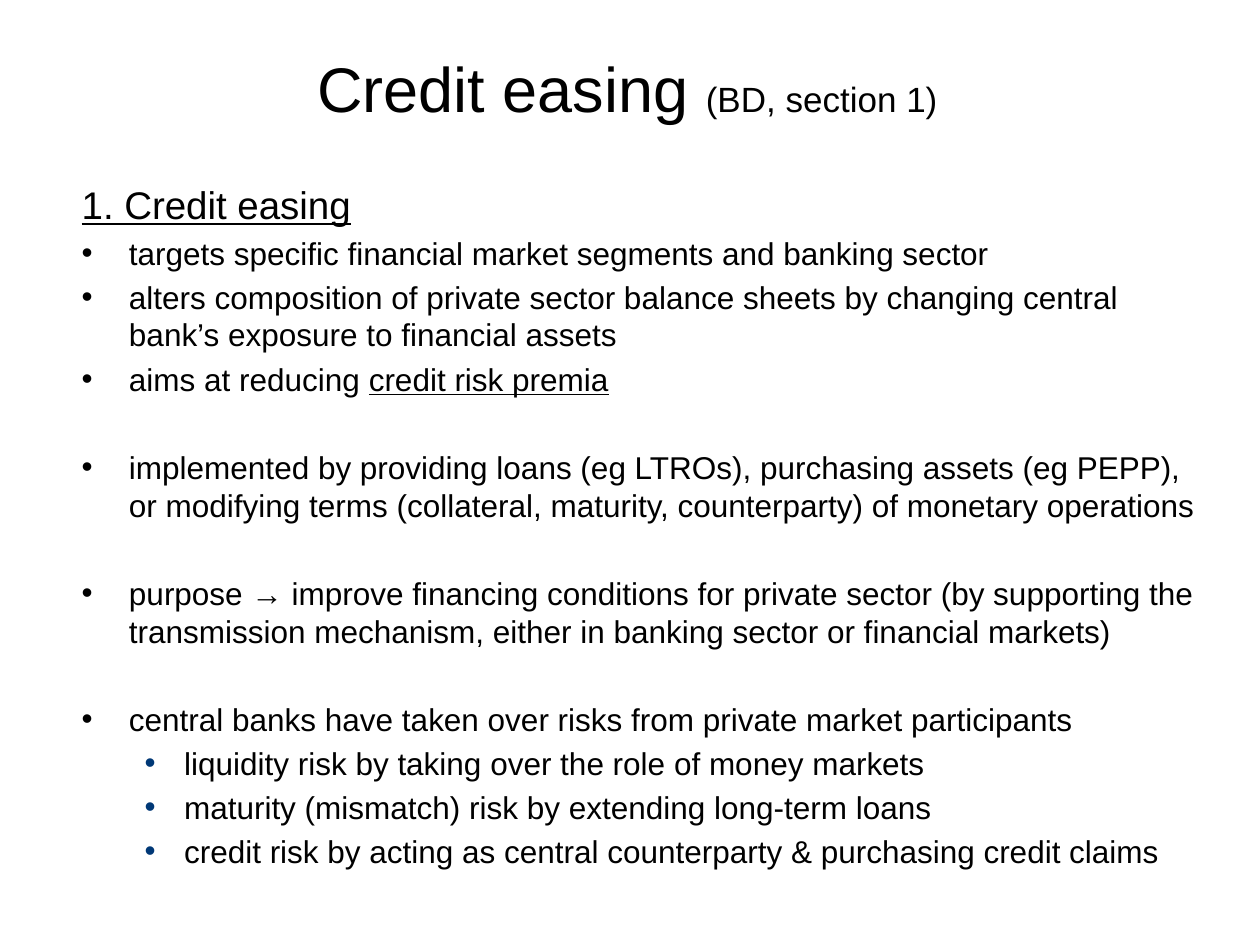
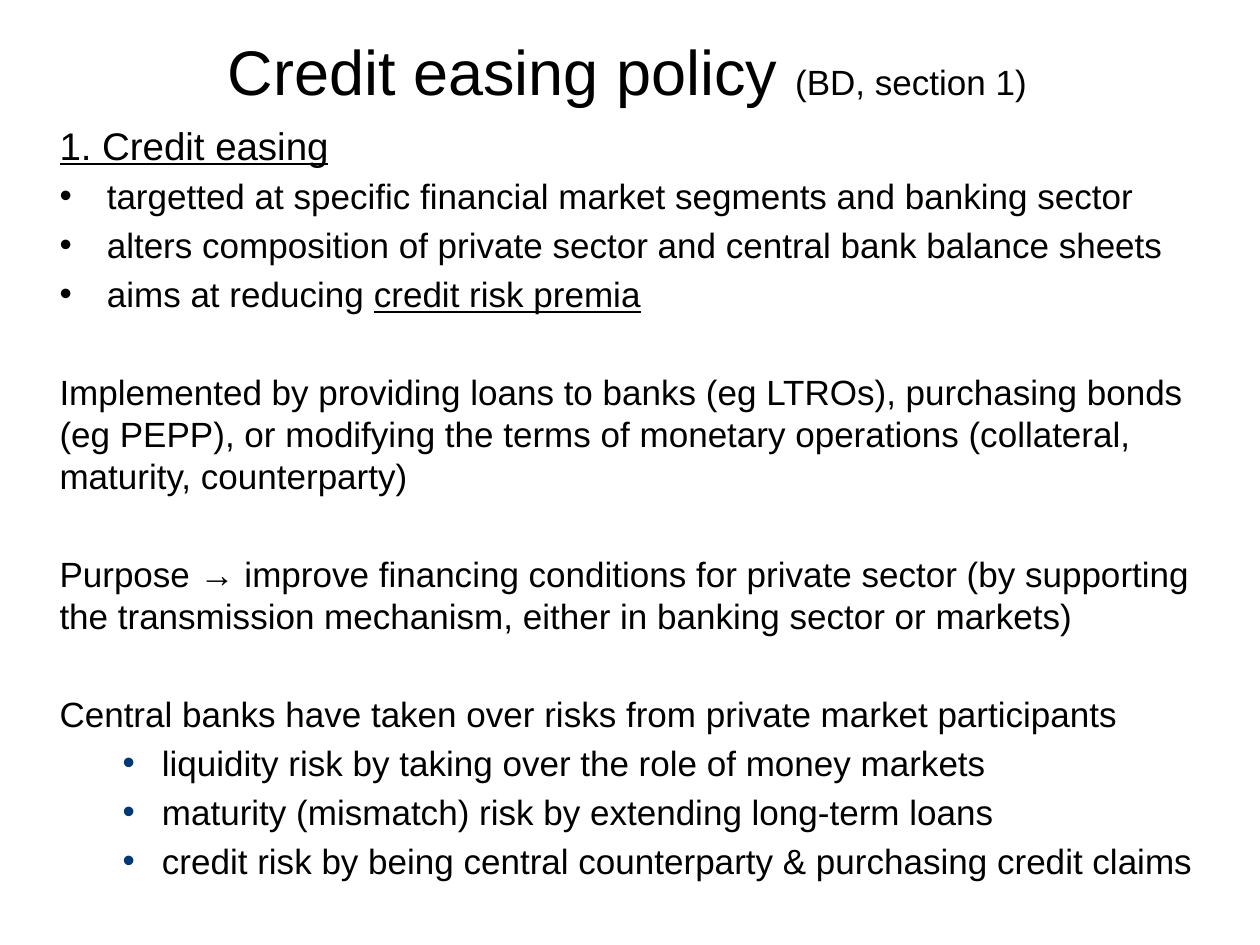
Before and after one commit to vandenEnd/VU, a slide deck: slide 11 of MIF_lecture_12_2027 V.pptx. Drawn at 1260x945 pixels with LibreOffice and Linux fonts; fonts in the diff are those of the drawing. Boxes give left, top, right and bottom in pixels: in the first picture for what was removed or moved away, otherwise in the second. Text is boxed around its words. In the diff, an @@ line names an element or a change of style, - is before the commit and + after.

```diff
--- a/MIF_lecture_12_2027 V.pptx
+++ b/MIF_lecture_12_2027 V.pptx
@@ title at [228, 49, 1027, 107]: text changed; size 20 to 36 pt @@
-Credit easing (BD, section 1)
+Credit easing policy (BD, section 1)
@@ text "1. Credit easing": place and size @@
-text "1. Credit easing" at [82, 191, 1194, 869]
+text "1. Credit easing" at [60, 132, 1191, 881]
@@ text at [107, 183, 1162, 265]: text changed; size 18 to 20 pt @@
-• targets specific financial market segments and banking sector
-• alters composition of private sector balance sheets by changing central bank’s exposure to financial assets
+• targetted at specific financial market segments and banking sector
+• alters composition of private sector and central bank balance sheets
@@ text at [107, 281, 993, 832]: size 18 to 20 pt in "aims at reducing credit risk premia", "liquidity risk by taking over the role ...", "maturity (mismatch) risk by extending long-term loans" @@
@@ text at [60, 379, 1189, 734]: text changed; size 18 to 20 pt @@
-• implemented by providing loans (eg LTROs), purchasing assets (eg PEPP), or modifying terms (collateral, maturity, counterparty) of monetary operations
-• purpose → improve financing conditions for private sector (by supporting the transmission mechanism, either in banking sector or financial markets)
-• central banks have taken over risks from private market participants
+Implemented by providing loans to banks (eg LTROs), purchasing bonds (eg PEPP), or modifying the terms of monetary operations (collateral, maturity, counterparty)
+Purpose → improve financing conditions for private sector (by supporting the transmission mechanism, either in banking sector or markets)
+Central banks have taken over risks from private market participants
@@ text at [162, 848, 1191, 881]: text changed; size 18 to 20 pt @@
-  • credit risk by acting as central counterparty & purchasing credit claims
+  • credit risk by being central counterparty & purchasing credit claims
```
Also in this commit, not shown: 8 other slides changed, 6 other files.
